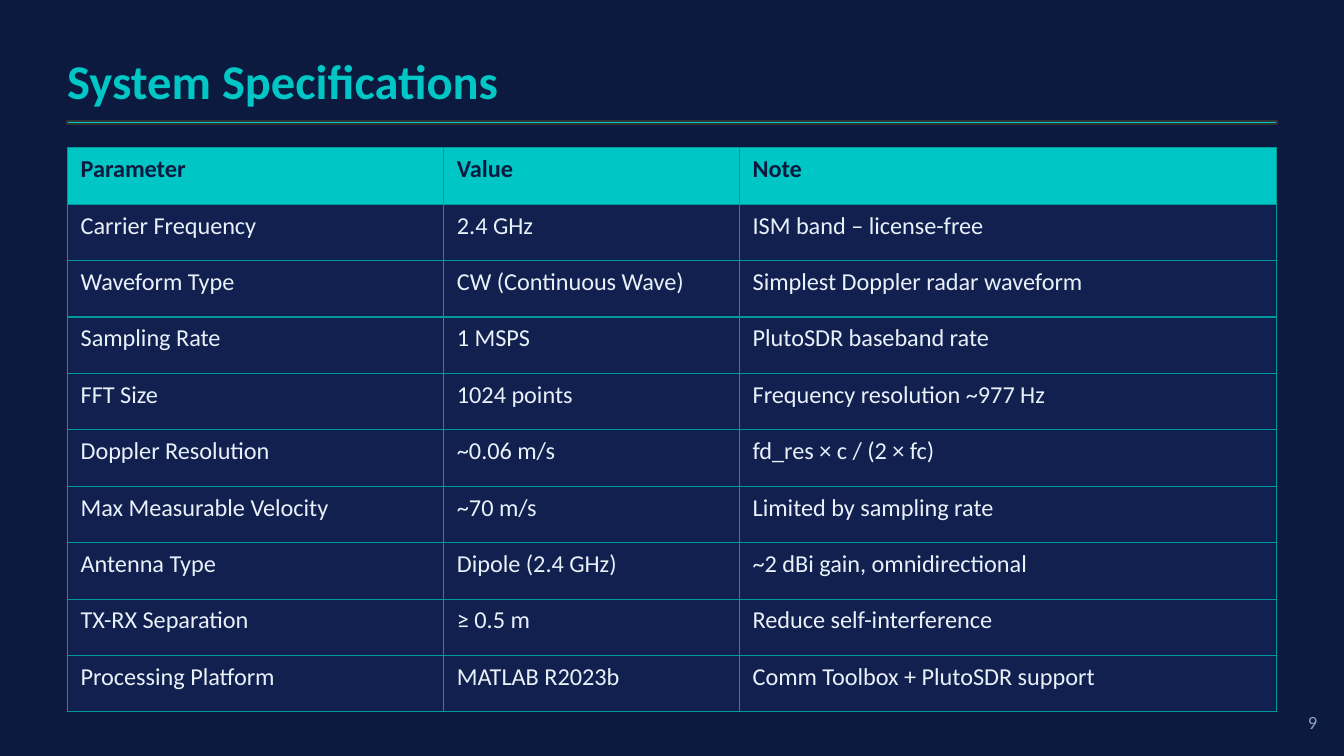
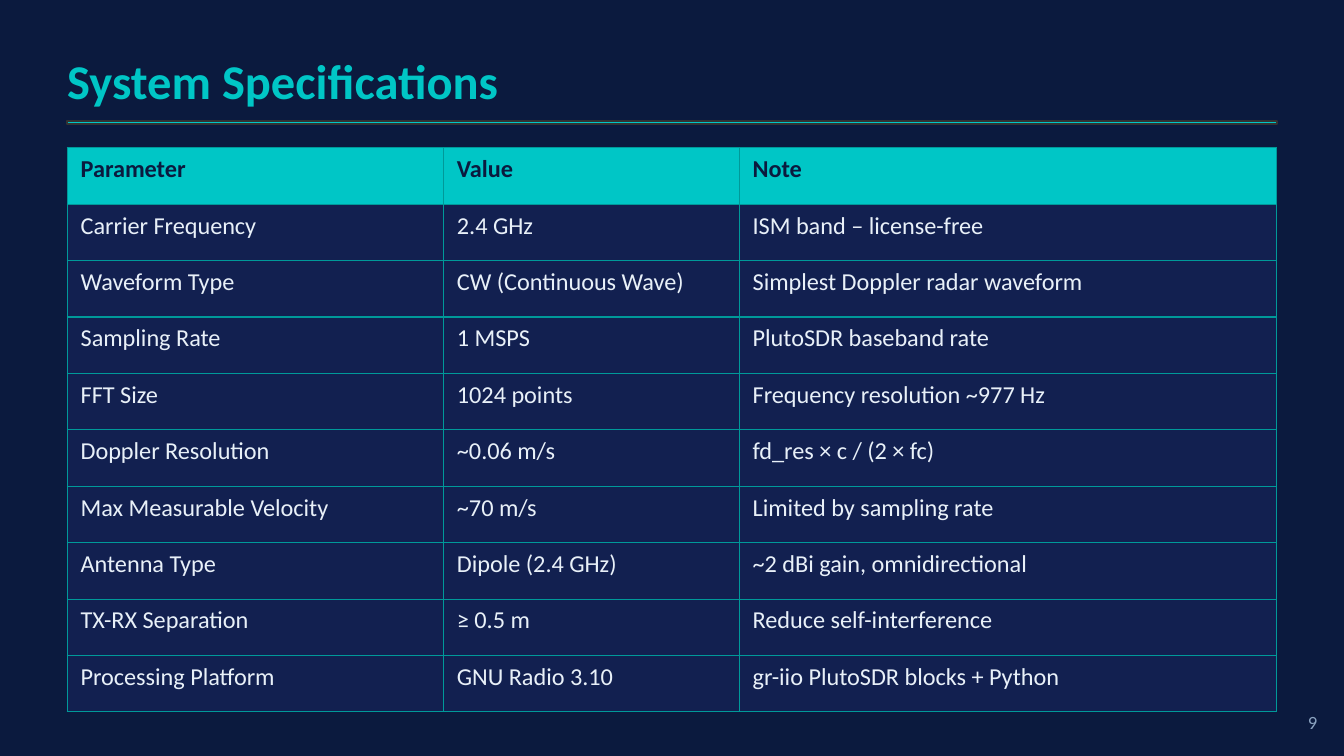
Before and after one commit to dani1560/SDR_Doppler_Radar_Pluto, a slide deck: slide 10 of docs/SDR_Doppler_Radar_CDRB.pptx khan.pptx. Drawn at 1344x756 pixels with LibreOffice and Linux fonts; fonts in the diff are those of the drawing. Boxes give left, top, right and bottom in pixels: in the first picture for what was removed or moved away, otherwise in the second. Text is boxed around its words. In the diff, an @@ line names an element or a change of style, - is before the commit and + after.

```diff
--- a/docs/SDR_Doppler_Radar_CDRB.pptx khan.pptx
+++ b/docs/SDR_Doppler_Radar_CDRB.pptx khan.pptx
@@ table at box(67, 148, 1277, 712) @@
-row 10, column 2: MATLAB R2023b
+row 10, column 2: GNU Radio 3.10
-row 10, column 3: Comm Toolbox + PlutoSDR support
+row 10, column 3: gr-iio PlutoSDR blocks + Python
```
Also in this commit, not shown: 2 other slides changed, 1 other file.
